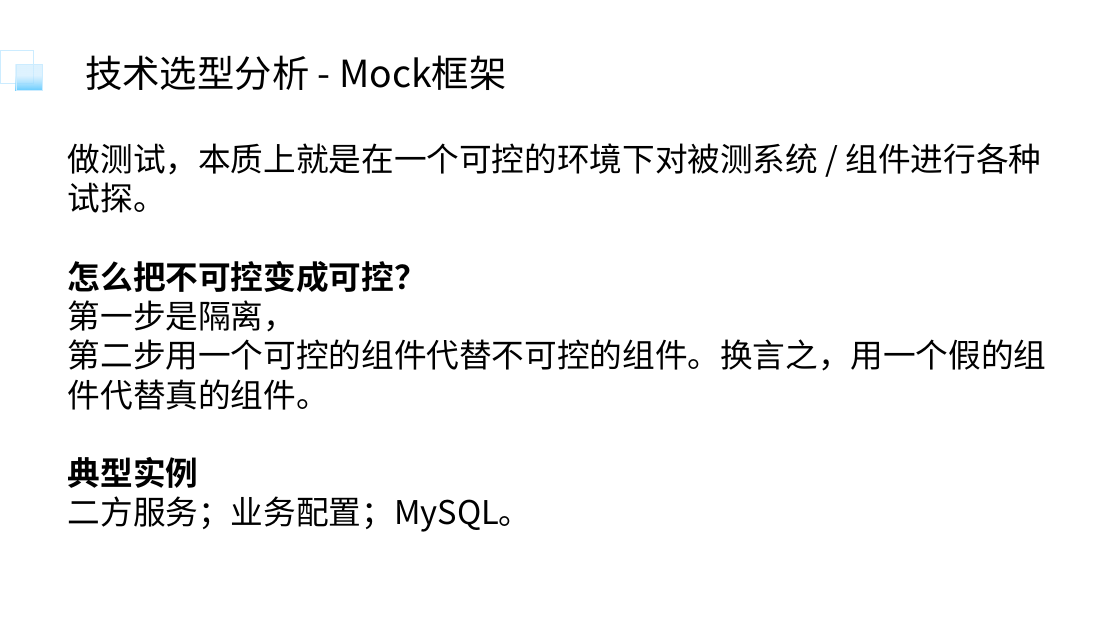
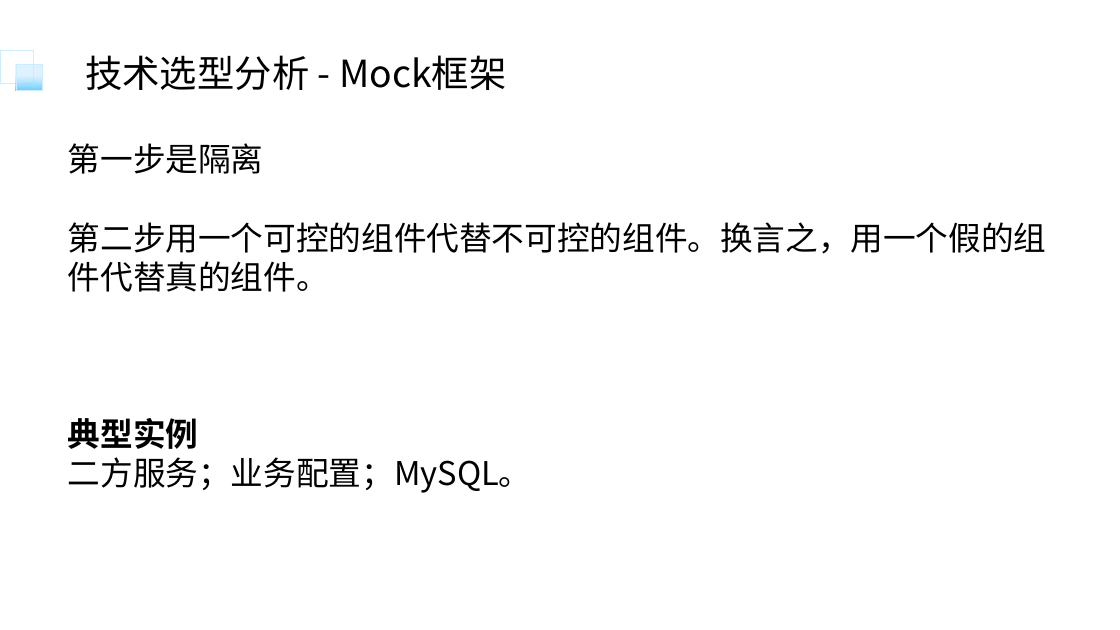
Before and after one commit to bitkylin/featureLab, a slide deck: slide 13 of learning/流程引擎断网环境下集成测试的实践/分享/流程引擎断网环境下集成测试的实践.pptx (slide 11 before the commit). Drawn at 1120x630 pixels with LibreOffice and Linux fonts; fonts in the diff are those of the drawing. Boxes give left, top, right and bottom in pixels: in the first picture for what was removed or moved away, otherwise in the second. Text is boxed around its words. In the diff, an @@ line names an element or a change of style, - is before the commit and + after.

```diff
--- a/learning/流程引擎断网环境下集成测试的实践/分享/流程引擎断网环境下集成测试的实践.pptx
+++ b/learning/流程引擎断网环境下集成测试的实践/分享/流程引擎断网环境下集成测试的实践.pptx
@@ text at (x1=68, y1=143, x2=264, y2=174): text changed @@
-做测试，本质上就是在一个可控的环境下对被测系统 / 组件进行各种试探。
-怎么把不可控变成可控？
-第一步是隔离，
+第一步是隔离
```
Also in this commit, not shown: 8 other slides changed, 2 slides added, 3 slides removed, 5 other files.
